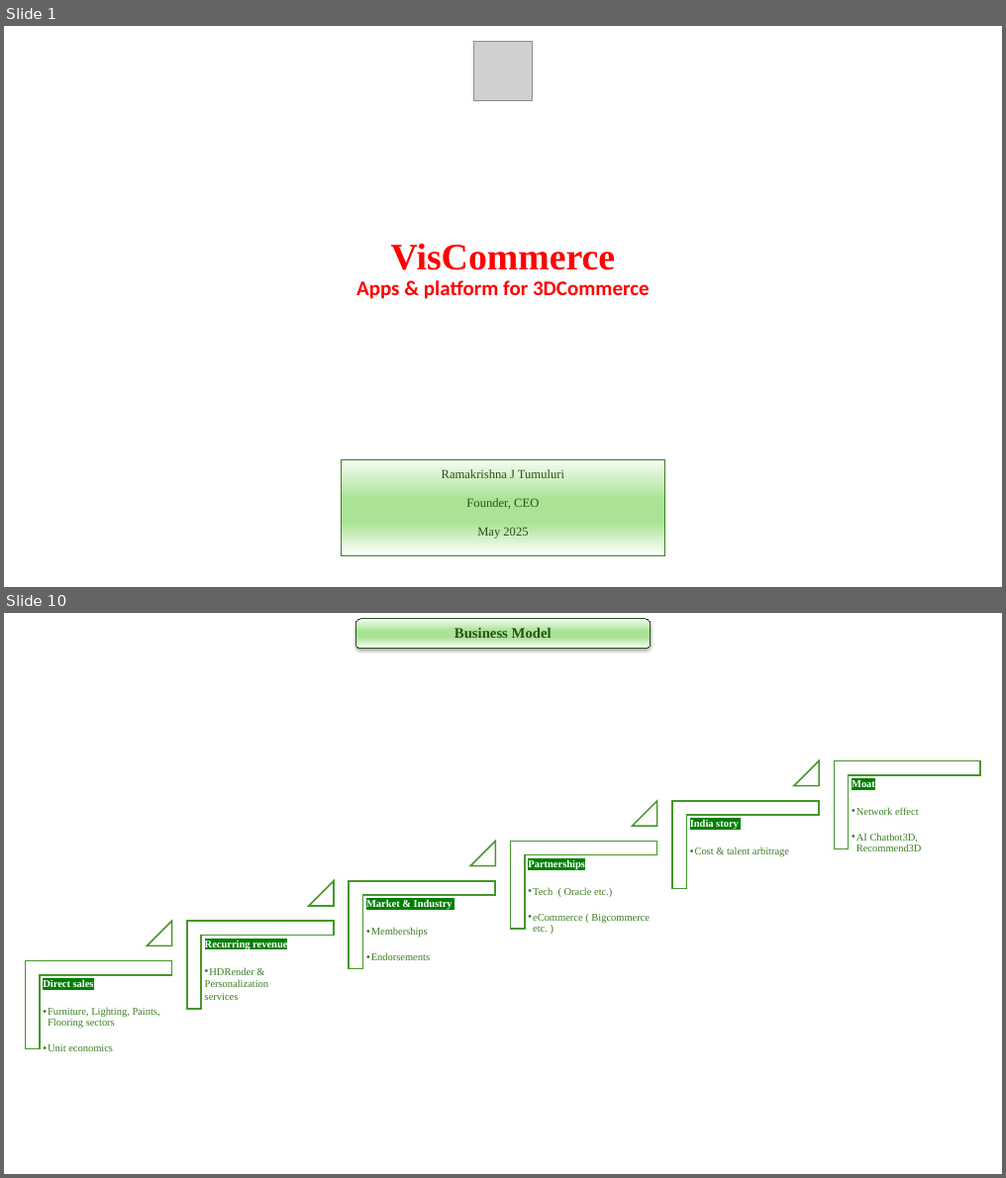
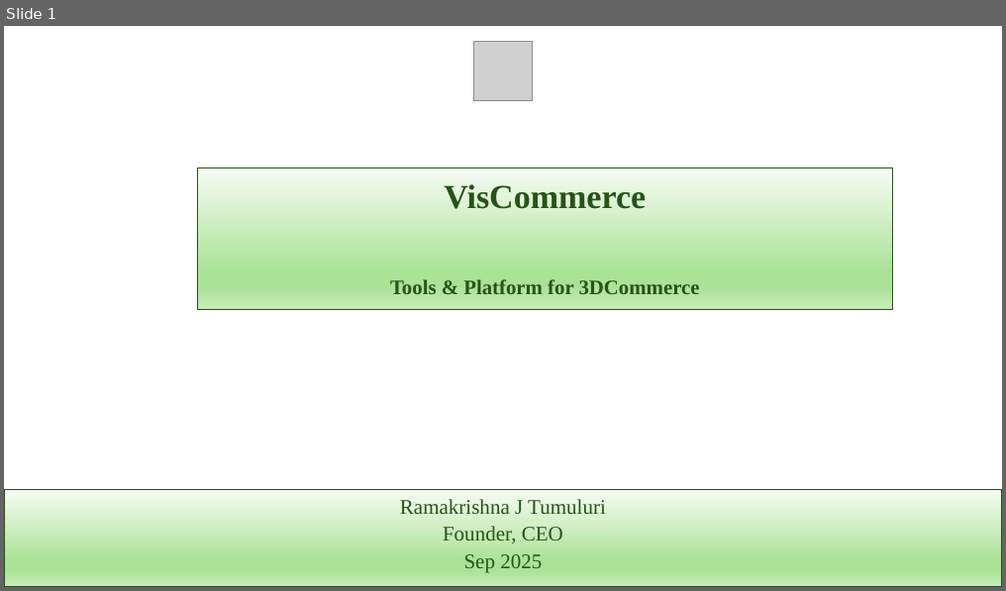
Before and after one commit to rktumuluri63/VC_RK_Investment, a slide deck: Agenda/Girish_Rishi_VisCommerce.pptx. Shown one above the other, each under a label of ours: slides 1 and 10 before the commit, slide 1 after it; the slides between them are not shown. The pictures are 1006x1178 and 1006x591 pixels, drawn with LibreOffice and Linux fonts; fonts in the diff are those of the drawing; grey boxes stand for pictures. Boxes give left, top, right and bottom in pixels: in the first picture for what was removed or moved away, otherwise in the second. Text is boxed around its words. In the diff, an @@ line names an element or a change of style, - is before the commit and + after.

```diff
--- a/Agenda/Girish_Rishi_VisCommerce.pptx
+++ b/Agenda/Girish_Rishi_VisCommerce.pptx
@@ slide 10 removed at box(4, 613, 1002, 1174), background #FFFFFF @@
@@ rounded rectangle removed at box(355, 619, 650, 649) @@
-Business Model
@@ group removed at box(26, 761, 980, 1052): 6 corners, 6 texts, 5 triangles @@
-Direct sales
-  • Furniture, Lighting, Paints, Flooring sectors
-  • Unit economics
-Recurring revenue
-  • HDRender &
-  Personalization
-  services
-Market & Industry
-  • Memberships
-  • Endorsements
-Partnerships
-  • Tech ( Oracle etc.)
-  • eCommerce ( Bigcommerce etc. )
-India story
-  • Cost & talent arbitrage
-Moat
-  • Network effect
-  • AI Chatbot3D, Recommend3D
@@ slide 1 changed as well @@
@@ title "VisCommerce Tools & Platform for ...": place and size @@
-title "VisCommerce Tools & Platform for ..." at box(356, 244, 649, 299)
+title "VisCommerce Tools & Platform for ..." at box(197, 169, 893, 310)
@@ title "VisCommerce Tools & Platform for ..." at box(197, 169, 893, 310): fill none to gradient #F6FCF3 to #AAE296 to #C7ECB9; outline none to #275417 0.75 pt @@
@@ title at box(390, 184, 700, 294): text changed; size 20 to 19.8 pt; font Calibri to Times New Roman; text colour #FF0000 to #275417 @@
-VisCommerce
-Apps & platform for 3DCommerce
+VisCommerce
+Tools & Platform for 3DCommerce
@@ subtitle "Ramakrishna J Tumuluri": place and size @@
-subtitle "Ramakrishna J Tumuluri" at box(342, 461, 665, 556)
+subtitle "Ramakrishna J Tumuluri" at box(4, 490, 1002, 587)
@@ subtitle "Ramakrishna J Tumuluri" at box(4, 490, 1002, 587): fill gradient #F6FCF3 to #AAE296 to #FFFFFF to gradient #F6FCF3 to #AAE296 to #C7ECB9; outline #3B7D23 0.75 pt to #275417 0.75 pt @@
@@ subtitle at box(400, 499, 606, 544): size 12 to 20 pt in "Ramakrishna J Tumuluri", "Founder, CEO"; line spacing 1.2 to 1; less space between paragraphs @@
@@ subtitle at box(464, 555, 542, 573): text changed; size 12 to 20 pt @@
-May 2025
+Sep 2025
```
Also in this commit, not shown: 7 other slides changed, 6 slides added, 4 other slides removed.
